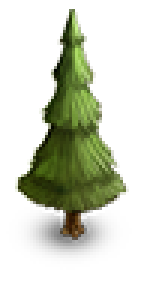
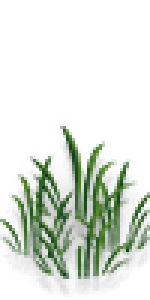
The second 150 x 300 image is a revision of the first. Changes to its layers:
hid "pine" over [6, 9, 132, 270]
added layer "grass" above "Layer 4" over [0, 126, 150, 279]
added layer "Layer 4" (27%) above "Layer 1" over [3, 147, 150, 297]
